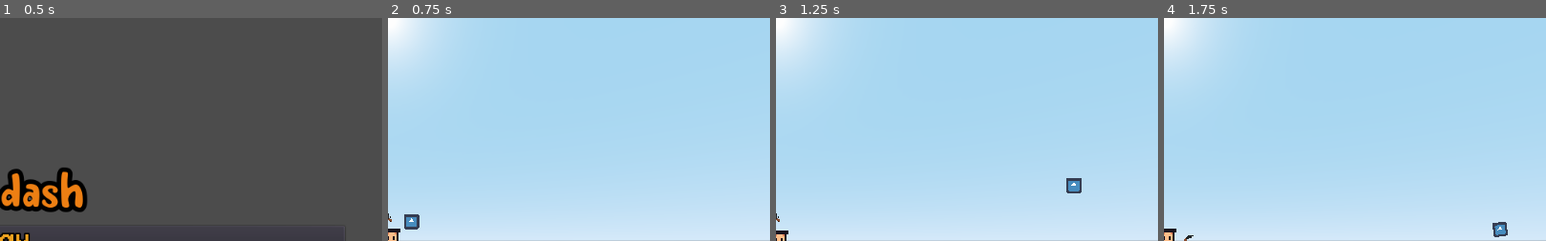
Above: before the commit, frames 1-4 (left to right).
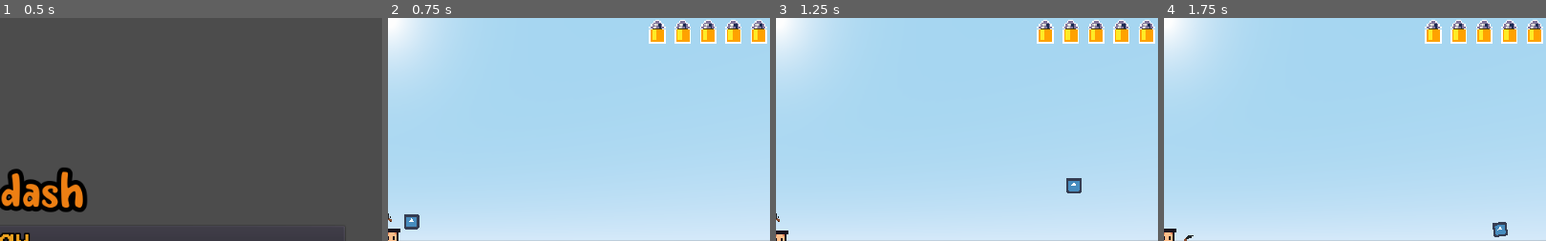
Above: after the commit, the same moments.

Repository: malva28/gun_dash_game
Game: Godot game, scene res://scenes/ui/main_menu.tscn
The game is run twice, just before and just after one commit, with the same random seed, the same clock (stepped at 60 frames per second) and the same inputs. The engine's default icon, where the game draws it, is replaced by a stand-in: a white triangle on a blue panel in a dark square.
Inputs (mouse positions are % of the whole screen's width and height, from its top left):
- Up to frame 1 (0.5 s): no input
- Up to frame 2 (0.75 s): click "Play" at 0.5 s
- Up to frame 3 (1.25 s): no input
- Up to frame 4 (1.75 s): move the mouse to (72, 45) at 1.27 s; hold D (move_right) from 1.28 s (still down); click (72, 45) at 1.35 s; tap Space (jump) at 1.52 s
The pictures show only the part of the screen within x 50-100%, y 0-50%; the shares and areas given below are measured in that part.

Frame 1 is identical in both runs. In frame 2, 2.0% of the frame differs, in the area x 68-100%, y 0-12%; in frame 3, 2.0%; in frame 4, 2.0%.

Commit message:
HUD para cantidad de munición

Diff:
--- /dev/null
+++ b/scenes/ammoIcon.gd
@@ -0,0 +1,29 @@
+extends TextureRect
+
+var is_active
+
+onready var anim_player = $AnimationPlayer
+onready var anim_tree = $AnimationTree
+onready var playback = anim_tree.get("parameters/playback")
+
+
+# Declare member variables here. Examples:
+# var a = 2
+# var b = "text"
+func disable_ammo():
+	is_active = false
+	playback.travel("faded")
+
+func enable_ammo():
+	is_active = true
+	playback.travel("normal")
+
+# Called when the node enters the scene tree for the first time.
+func _ready():
+	is_active = true
+	anim_tree.active = true
+
+
+# Called every frame. 'delta' is the elapsed time since the previous frame.
+#func _process(delta):
+#	pass
--- /dev/null
+++ b/scenes/ammoIcon.tscn
@@ -0,0 +1,215 @@
+[gd_scene load_steps=19 format=2]
+
+[ext_resource path="res://assets/icons/basic life bars a icons .png" type="Texture" id=1]
+[ext_resource path="res://scenes/ammoIcon.gd" type="Script" id=2]
+
+[sub_resource type="AtlasTexture" id=1]
+atlas = ExtResource( 1 )
+region = Rect2( 33, 16, 15, 18 )
+
+[sub_resource type="Animation" id=2]
+length = 0.001
+tracks/0/type = "value"
+tracks/0/path = NodePath("AnimationPlayer:root_node")
+tracks/0/interp = 1
+tracks/0/loop_wrap = true
+tracks/0/imported = false
+tracks/0/enabled = true
+tracks/0/keys = {
+"times": PoolRealArray( 0 ),
+"transitions": PoolRealArray( 1 ),
+"update": 0,
+"values": [ NodePath("..") ]
+}
+tracks/1/type = "value"
+tracks/1/path = NodePath(".:modulate")
+tracks/1/interp = 1
+tracks/1/loop_wrap = true
+tracks/1/imported = false
+tracks/1/enabled = true
+tracks/1/keys = {
+"times": PoolRealArray( 0 ),
+"transitions": PoolRealArray( 1 ),
+"update": 0,
+"values": [ Color( 1, 1, 1, 1 ) ]
+}
+tracks/2/type = "value"
+tracks/2/path = NodePath(".:texture")
+tracks/2/interp = 1
+tracks/2/loop_wrap = true
+tracks/2/imported = false
+tracks/2/enabled = true
+tracks/2/keys = {
+"times": PoolRealArray( 0 ),
+"transitions": PoolRealArray( 1 ),
+"update": 0,
+"values": [ SubResource( 1 ) ]
+}
+
+[sub_resource type="Animation" id=3]
+resource_name = "fade_in"
+length = 0.3
+tracks/0/type = "value"
+tracks/0/path = NodePath(".:texture")
+tracks/0/interp = 1
+tracks/0/loop_wrap = true
+tracks/0/imported = false
+tracks/0/enabled = true
+tracks/0/keys = {
+"times": PoolRealArray( 0 ),
+"transitions": PoolRealArray( 1 ),
+"update": 1,
+"values": [ SubResource( 1 ) ]
+}
+tracks/1/type = "value"
+tracks/1/path = NodePath(".:modulate")
+tracks/1/interp = 1
+tracks/1/loop_wrap = true
+tracks/1/imported = false
+tracks/1/enabled = true
+tracks/1/keys = {
+"times": PoolRealArray( 0, 0.3 ),
+"transitions": PoolRealArray( 1, 1 ),
+"update": 0,
+"values": [ Color( 0.301961, 0.266667, 0.168627, 1 ), Color( 1, 1, 1, 1 ) ]
+}
+
+[sub_resource type="Animation" id=4]
+resource_name = "fade_out"
+length = 0.3
+tracks/0/type = "value"
+tracks/0/path = NodePath("AnimationPlayer:root_node")
+tracks/0/interp = 1
+tracks/0/loop_wrap = true
+tracks/0/imported = false
+tracks/0/enabled = true
+tracks/0/keys = {
+"times": PoolRealArray( 0 ),
+"transitions": PoolRealArray( 1 ),
+"update": 1,
+"values": [ NodePath("..") ]
+}
+tracks/1/type = "value"
+tracks/1/path = NodePath(".:modulate")
+tracks/1/interp = 1
+tracks/1/loop_wrap = true
+tracks/1/imported = false
+tracks/1/enabled = true
+tracks/1/keys = {
+"times": PoolRealArray( 0, 0.3 ),
+"transitions": PoolRealArray( 1, 1 ),
+"update": 0,
+"values": [ Color( 1, 1, 1, 1 ), Color( 0.301961, 0.266667, 0.168627, 1 ) ]
+}
+
+[sub_resource type="Animation" id=5]
+resource_name = "faded"
+length = 0.1
+loop = true
+tracks/0/type = "value"
+tracks/0/path = NodePath(".:modulate")
+tracks/0/interp = 1
+tracks/0/loop_wrap = true
+tracks/0/imported = false
+tracks/0/enabled = true
+tracks/0/keys = {
+"times": PoolRealArray( 0 ),
+"transitions": PoolRealArray( 1 ),
+"update": 0,
+"values": [ Color( 0.301961, 0.266667, 0.168627, 1 ) ]
+}
+tracks/1/type = "value"
+tracks/1/path = NodePath(".:texture")
+tracks/1/interp = 1
+tracks/1/loop_wrap = true
+tracks/1/imported = false
+tracks/1/enabled = true
+tracks/1/keys = {
+"times": PoolRealArray( 0 ),
+"transitions": PoolRealArray( 1 ),
+"update": 1,
+"values": [ SubResource( 1 ) ]
+}
+
+[sub_resource type="Animation" id=6]
+resource_name = "normal"
+length = 0.1
+loop = true
+tracks/0/type = "value"
+tracks/0/path = NodePath(".:texture")
+tracks/0/interp = 1
+tracks/0/loop_wrap = true
+tracks/0/imported = false
+tracks/0/enabled = true
+tracks/0/keys = {
+"times": PoolRealArray( 0 ),
+"transitions": PoolRealArray( 1 ),
+"update": 1,
+"values": [ SubResource( 1 ) ]
+}
+tracks/1/type = "value"
+tracks/1/path = NodePath(".:modulate")
+tracks/1/interp = 1
+tracks/1/loop_wrap = true
+tracks/1/imported = false
+tracks/1/enabled = true
+tracks/1/keys = {
+"times": PoolRealArray( 0 ),
+"transitions": PoolRealArray( 1 ),
+"update": 0,
+"values": [ Color( 1, 1, 1, 1 ) ]
+}
+
+[sub_resource type="AnimationNodeAnimation" id=7]
+animation = "fade_in"
+
+[sub_resource type="AnimationNodeAnimation" id=8]
+animation = "fade_out"
+
+[sub_resource type="AnimationNodeAnimation" id=9]
+animation = "faded"
+
+[sub_resource type="AnimationNodeAnimation" id=10]
+animation = "normal"
+
+[sub_resource type="AnimationNodeStateMachineTransition" id=11]
+
+[sub_resource type="AnimationNodeStateMachineTransition" id=12]
+switch_mode = 2
+
+[sub_resource type="AnimationNodeStateMachineTransition" id=13]
+switch_mode = 2
+
+[sub_resource type="AnimationNodeStateMachineTransition" id=14]
+
+[sub_resource type="AnimationNodeStateMachine" id=15]
+states/fade_in/node = SubResource( 7 )
+states/fade_in/position = Vector2( 446, 170 )
+states/fade_out/node = SubResource( 8 )
+states/fade_out/position = Vector2( 435, 20 )
+states/faded/node = SubResource( 9 )
+states/faded/position = Vector2( 598, 98 )
+states/normal/node = SubResource( 10 )
+states/normal/position = Vector2( 297, 99 )
+transitions = [ "normal", "fade_out", SubResource( 11 ), "fade_out", "faded", SubResource( 12 ), "fade_in", "normal", SubResource( 13 ), "faded", "fade_in", SubResource( 14 ) ]
+start_node = "normal"
+
+[sub_resource type="AnimationNodeStateMachinePlayback" id=16]
+
+[node name="TextureRect" type="TextureRect"]
+rect_min_size = Vector2( 30, 36 )
+texture = SubResource( 1 )
+expand = true
+script = ExtResource( 2 )
+
+[node name="AnimationPlayer" type="AnimationPlayer" parent="."]
+anims/RESET = SubResource( 2 )
+anims/fade_in = SubResource( 3 )
+anims/fade_out = SubResource( 4 )
+anims/faded = SubResource( 5 )
+anims/normal = SubResource( 6 )
+
+[node name="AnimationTree" type="AnimationTree" parent="."]
+tree_root = SubResource( 15 )
+anim_player = NodePath("../AnimationPlayer")
+parameters/playback = SubResource( 16 )
--- /dev/null
+++ b/scenes/hud.gd
@@ -0,0 +1,45 @@
+extends MarginContainer
+
+export(PackedScene) var Ammo
+
+var MAX_AMMO = 5
+var ammo_count = 5
+onready var ammo_display = $VBoxContainer/ammoDisplay
+
+var remaining = []
+var used = []
+
+# Called when the node enters the scene tree for the first time.
+func _ready():
+	for n in range(MAX_AMMO):
+		var ammo = Ammo.instance()
+		remaining.push_back(ammo)
+		ammo_display.add_child(ammo)
+
+func reduce_ammo():
+	if ammo_count > 0:
+		var used_bullet = remaining.pop_back()
+		used_bullet.disable_ammo()
+		used.push_back(used_bullet)
+		print(used_bullet)
+		ammo_count -= 1
+		return ammo_count
+	else:
+		return false
+
+func reload_all():
+	var n = 0
+	while n < MAX_AMMO and not used.empty():
+		var reloaded_bullet = used.pop_back()
+		reloaded_bullet.enable_ammo()
+		remaining.push_back(reloaded_bullet)
+		ammo_count += 1
+		n += 1
+	if n == 0:
+		return false
+	else:
+		return n
+
+# Called every frame. 'delta' is the elapsed time since the previous frame.
+#func _process(delta):
+#	pass
--- /dev/null
+++ b/scenes/hud.tscn
@@ -0,0 +1,18 @@
+[gd_scene load_steps=3 format=2]
+
+[ext_resource path="res://scenes/ammoIcon.tscn" type="PackedScene" id=1]
+[ext_resource path="res://scenes/hud.gd" type="Script" id=2]
+
+[node name="HUD" type="MarginContainer"]
+anchor_right = 1.0
+anchor_bottom = 1.0
+script = ExtResource( 2 )
+Ammo = ExtResource( 1 )
+
+[node name="VBoxContainer" type="VBoxContainer" parent="."]
+margin_right = 1024.0
+margin_bottom = 600.0
+
+[node name="ammoDisplay" type="HBoxContainer" parent="VBoxContainer"]
+margin_right = 1024.0
+alignment = 2
--- a/scenes/main_chara.gd
+++ b/scenes/main_chara.gd
@@ -23,6 +23,7 @@
 onready var anim_tree = $AnimationTree
 
 onready var playback = anim_tree.get("parameters/playback")
+onready var hud = $Control/HUD
 
 # Declare member variables here. Examples:
 # var a = 2
@@ -64,10 +65,16 @@
 	var shoot_momentum = _shoot_process(angle)
 
 	arm.rotation = Vector3(0,0, angle)
-	if Input.is_action_just_pressed("Disparo"):
+
+	### SI NO QUEDAN BALAS, NO DISPARAR
+	if Input.is_action_just_pressed("Disparo") and hud.reduce_ammo():
 		velocity.x = +shoot_momentum.x
 		velocity.y = +shoot_momentum.y
 		_disparo()
+
+	### SI ESTA EN EL SUELO, RECARGA
+	if is_on_floor():
+		hud.reload_all()
 
 	### Animation logic
 	if is_on_floor():
--- a/scenes/main_chara.tscn
+++ b/scenes/main_chara.tscn
@@ -7,6 +7,7 @@
 [ext_resource path="res://assets/dash/1 - Agent_Mike_Running (32 x 32).png" type="Texture" id=5]
 [ext_resource path="res://assets/dash/1 - Agent_Mike_Hurt (32 x 32).png" type="Texture" id=6]
 [ext_resource path="res://assets/dash/1 - Agent_Mike_Jump_&_Falling (32 x 32).png" type="Texture" id=7]
+[ext_resource path="res://scenes/hud.tscn" type="PackedScene" id=8]
 
 [sub_resource type="CapsuleShape" id=1]
 radius = 0.279511
@@ -344,3 +345,11 @@
 texture = ExtResource( 1 )
 hframes = 6
 frame = 1
+
+[node name="CanvasLayer" type="CanvasLayer" parent="."]
+
+[node name="Control" type="Control" parent="."]
+anchor_right = 1.0
+anchor_bottom = 1.0
+
+[node name="HUD" parent="Control" instance=ExtResource( 8 )]
Binary file added: assets/icons/basic life bars a icons .png
Not shown, added: assets/icons/basic life bars a icons .png.import
Not shown: 1 places in scenes/main_chara.tscn that only renumber resources
